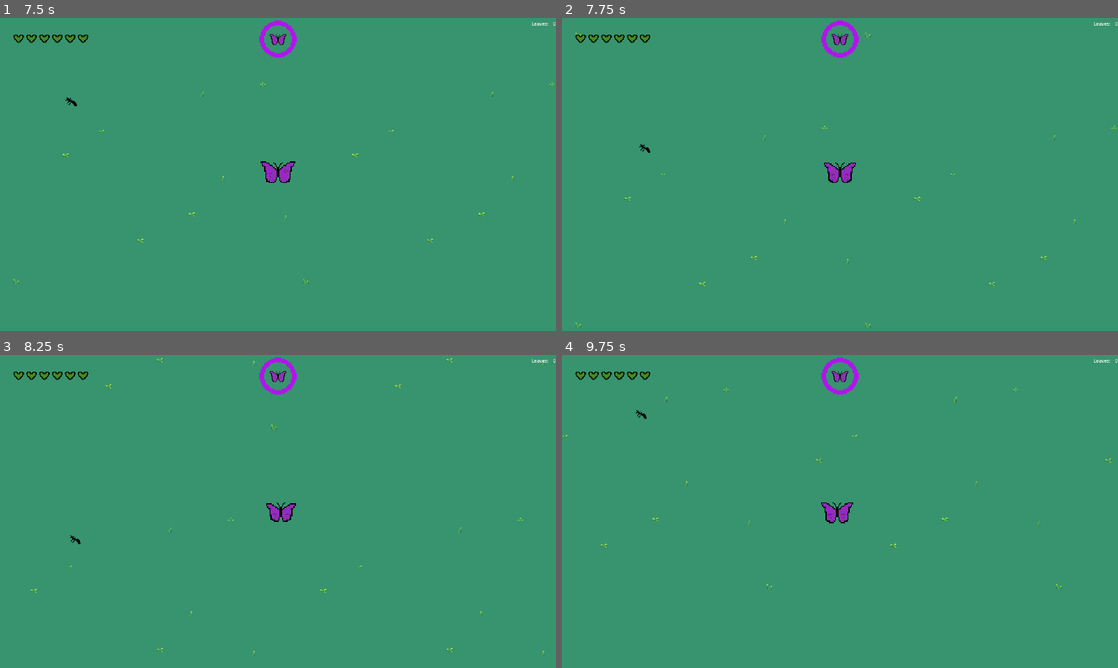
Above: before the commit, frames 1-4 (two rows, left to right).
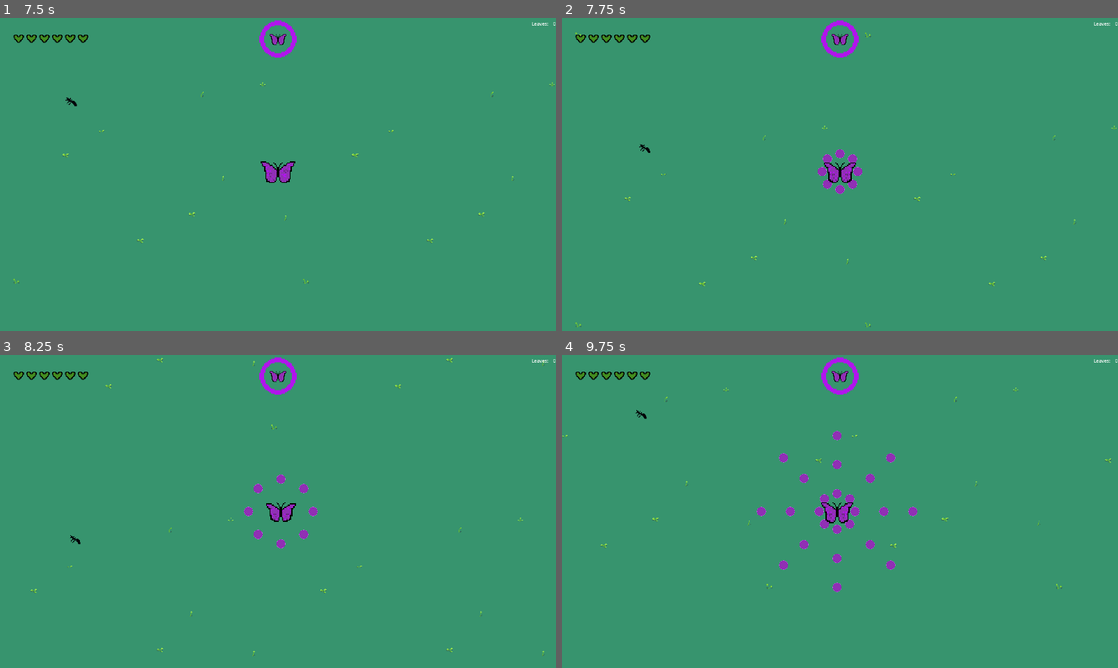
Above: after the commit, the same moments.

Repository: Armand-Alvarez/metamorphosis---jam-77
Game: Godot game, scene res://src/scenes/main.tscn
Two runs of this game, one before a commit and one after it. Both use one fixed random seed, a clock stepped at 60 frames per second and the inputs below.
Inputs (mouse positions are in pixels of both pictures, inside the frame that each line leads up to):
- Up to frame 1 (7.5 s): click "Start" at 0.5 s; tap Enter at 1.25 s; move the mouse to (400, 158) at 1.27 s; press the mouse at (400, 158) at 1.28 s; hold D (move_right) 1.28-2.03 s; move the mouse to (166, 190) at 2.02 s; release the mouse at (166, 190) at 2.03 s; hold S (move_down) 2.03-2.78 s; click (166, 190) at 2.1 s; move the mouse to (333, 105) at 2.77 s; press the mouse at (333, 105) at 2.78 s; hold D (move_right) 2.78-3.53 s; tap M (spawn_mob) at 2.85, 5.85 s; move the mouse to (250, 237) at 3.52 s; release the mouse at (250, 237) at 3.53 s; hold W (move_up) 3.53-4.28 s; tap Space (ultimate) at 3.6, 6.6, 7.25 s; click (250, 237) at 3.8 s; move the mouse to (444, 221) at 4.27 s; press the mouse at (444, 221) at 4.28 s; hold A (move_left) 4.28-5.78 s; move the mouse to (111, 127) at 5.02 s; release the mouse at (111, 127) at 5.03 s; click (111, 127) at 5.1 s; move the mouse to (305, 174) at 5.77 s; press the mouse at (305, 174) at 5.78 s; hold S (move_down) 5.78-6.53 s; move the mouse to (194, 96) at 6.52 s; release the mouse at (194, 96) at 6.53 s; hold D (move_right) 6.53-7.28 s; click (194, 96) at 6.8 s; move the mouse to (400, 158) at 7.27 s; press the mouse at (400, 158) at 7.28 s; hold W (move_up) from 7.28 s (still down)
- Up to frame 2 (7.75 s): keep holding W (move_up)
- Up to frame 3 (8.25 s): move the mouse to (166, 527) at 8.02 s; release W (move_up) at 8.03 s; release the mouse at (166, 527) at 8.03 s; hold D (move_right) from 8.03 s (still down); click (166, 527) at 8.1 s
- Up to frame 4 (9.75 s): move the mouse to (895, 442) at 8.77 s; release D (move_right) at 8.78 s; press the mouse at (895, 442) at 8.78 s; hold S (move_down) 8.78-9.53 s; tap M (spawn_mob) at 8.85 s; move the mouse to (812, 574) at 9.52 s; release the mouse at (812, 574) at 9.53 s; hold A (move_left) from 9.53 s (still down); tap Space (ultimate) at 9.6 s

Frame 1 is identical in both runs. In frame 2, 0.3% of the frame differs, in the area x 46-54%, y 42-57%; in frame 3, 0.3%; in frame 4, 0.9%, in the area x 35-64%, y 24-76%.
Error before the commit: Invalid access to property or key 'position' on a base object of type 'null instance'. (res://src/scripts/butterfly.gd:66)

Commit message:
Changed projectile spawn location for butterfly so they spawn a certain distance away from the butterfly

Diff:
--- a/src/scripts/butterfly.gd
+++ b/src/scripts/butterfly.gd
@@ -63,9 +63,9 @@
 	]
 	for dir in projectile_directions:
 		var p = _projectile.instantiate()
-		p.position = $Camera2D.position
+		p.position = Vector2.ZERO + dir * 50
 		p.direction = dir
-		add_child(p)
+		$Projectiles.add_child(p)
 
 
 func _change_health(amount: int) -> void:
